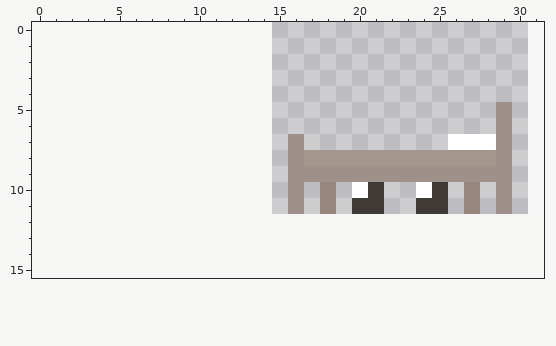
Two versions of one pixel-art file, UniAssignment/Sprites/Bed/Bed.aseprite. Above is the file before it was changed.
16x16 pixels, 1 frame. The old version is drawn lined up with the new one, on the new canvas.
The same view after the edit:
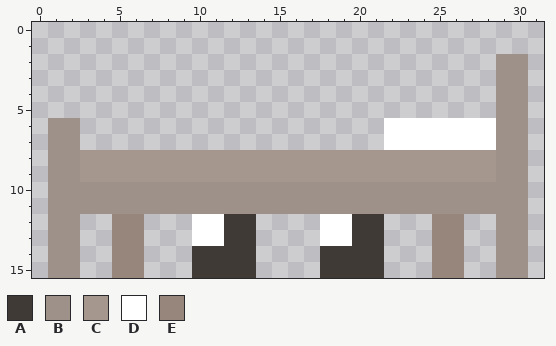
Palette (. is transparent): A #3f3a36  B #9e918a  C #a5978e  D #ffffff  E #96867b
The exact change:
canvas 16x16 -> 32x16, the old top-left corner now at 15,-4 (the part of the old canvas that was cut away was empty and is not shown)
Changed rows in their new state; - is an unchanged pixel.
first column x 1:
 2 ----------------------------BB
 3 ----------------------------BB
 4 ----------------------------BB
 5 -----------------------------B
 6 BB-------------------DDDDDDD-B
 7 BB-------------.-----DDDD----B
 8 BBCCCCCCCCCCCCCC-------------B
 9 BBCCCCCCCCCCCCCCCCCCCCCCCCCC-B
10 BBBBBBBBBBBBBBB-BBBBBBBBBBBB-B
11 BBBBBBBBBBBBBBB-BBBBBBBBBBBB-B
12 BB--EE---DDAA----DDAA---EE--BB
13 BB--EE---DDAA----DDAA---EE--BB
14 BB--EE---AAAA----AAAA---EE--BB
15 BB--EE---AAAA----AAAA---EE--BB
